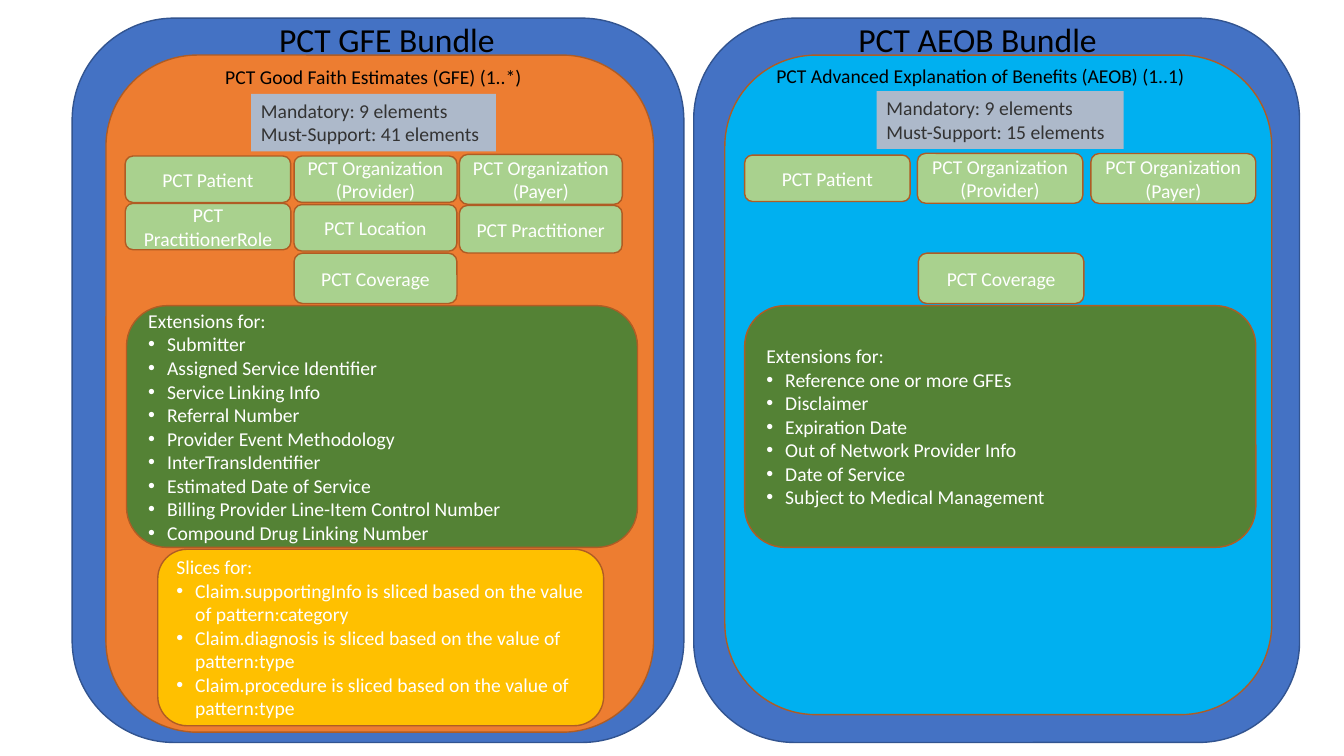
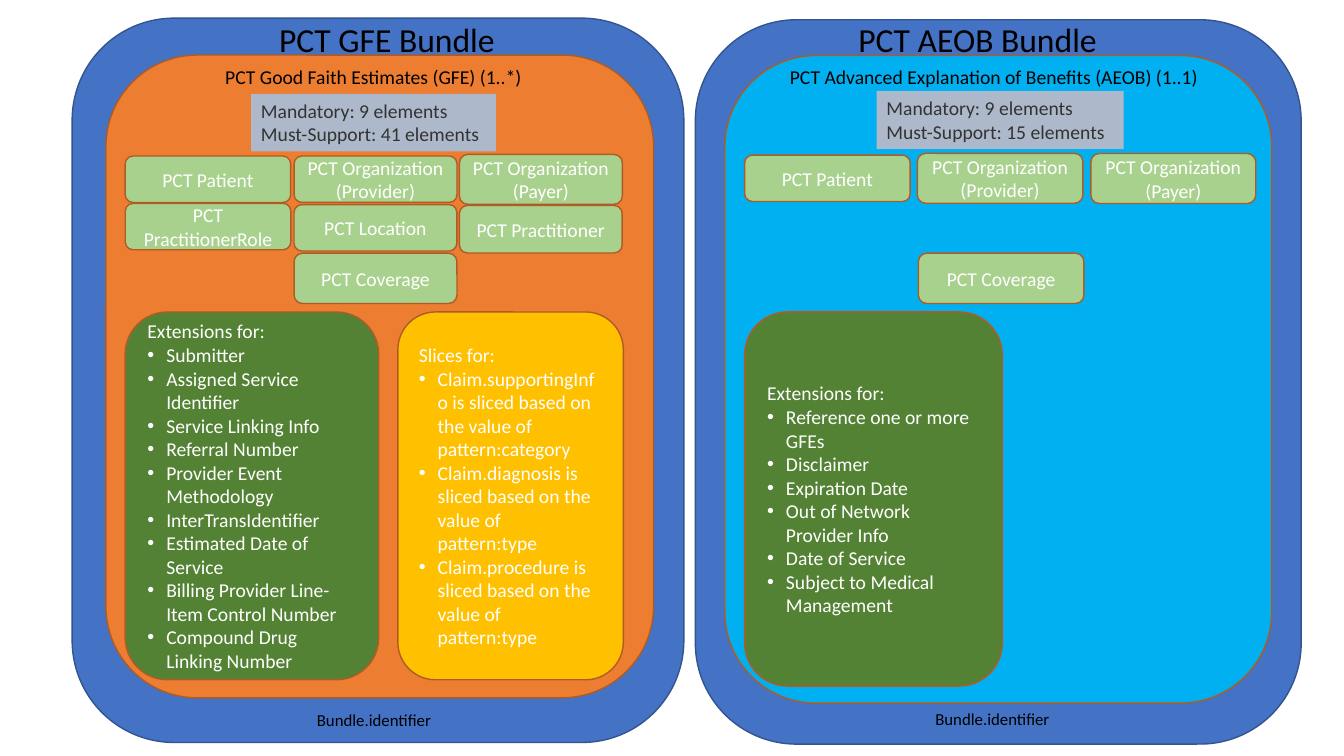
Before and after one commit to HL7/davinci-pct, a slide deck: slide 1 of input/images/PCT_bundles.pptx. Drawn at 1344x756 pixels with LibreOffice and Linux fonts; fonts in the diff are those of the drawing. Boxes give left, top, right and bottom in pixels: in the first picture for what was removed or moved away, otherwise in the second. Text is boxed around its words. In the diff, an @@ line names an element or a change of style, - is before the commit and + after.

Commit message:
Updated bundle image

```diff
--- a/input/images/PCT_bundles.pptx
+++ b/input/images/PCT_bundles.pptx
@@ rounded rectangle: place and size @@
-rounded rectangle at [106,55,653,733]
+rounded rectangle at [106,55,653,699]
@@ rounded rectangle: place and size @@
-rounded rectangle at [725,55,1272,715]
+rounded rectangle at [725,55,1272,703]
@@ text "PCT Advanced Explanation of Benefits ...": place and size @@
-text "PCT Advanced Explanation of Benefits ..." at [776,69,1184,86]
+text "PCT Advanced Explanation of Benefits ..." at [790,70,1198,87]
@@ rounded rectangle "Extensions for:": place and size @@
-rounded rectangle "Extensions for:" at [127,306,638,547]
+rounded rectangle "Extensions for:" at [125,313,379,681]
@@ rounded rectangle "Slices for:": place and size @@
-rounded rectangle "Slices for:" at [158,549,604,726]
+rounded rectangle "Slices for:" at [398,313,624,681]
@@ rounded rectangle "Extensions for:": place and size @@
-rounded rectangle "Extensions for:" at [745,306,1256,547]
+rounded rectangle "Extensions for:" at [745,312,1003,686]
@@ text added at [317,714,431,726], 12 pt, text #000000 @@
+Bundle.identifier
@@ text added at [935,713,1049,725], 12 pt, text #000000 @@
+Bundle.identifier
```
Also in this commit, not shown: 3 other files.
